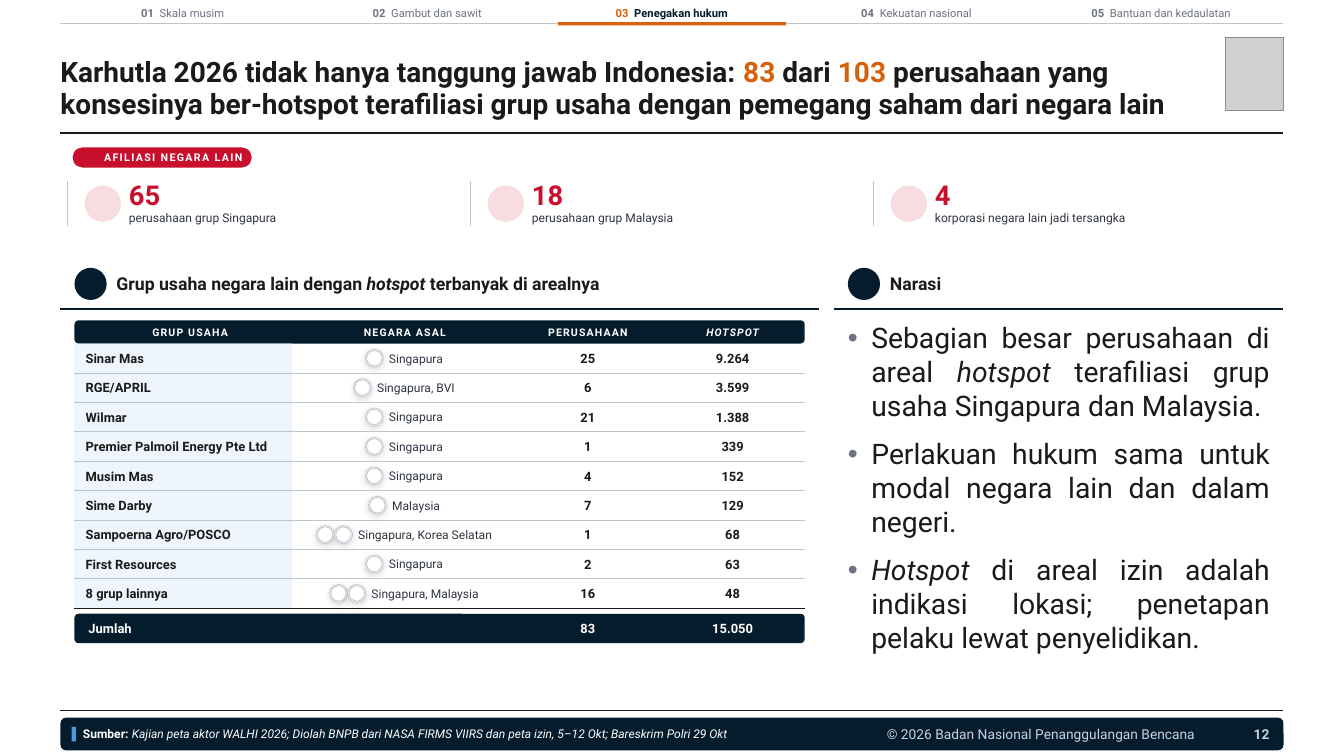
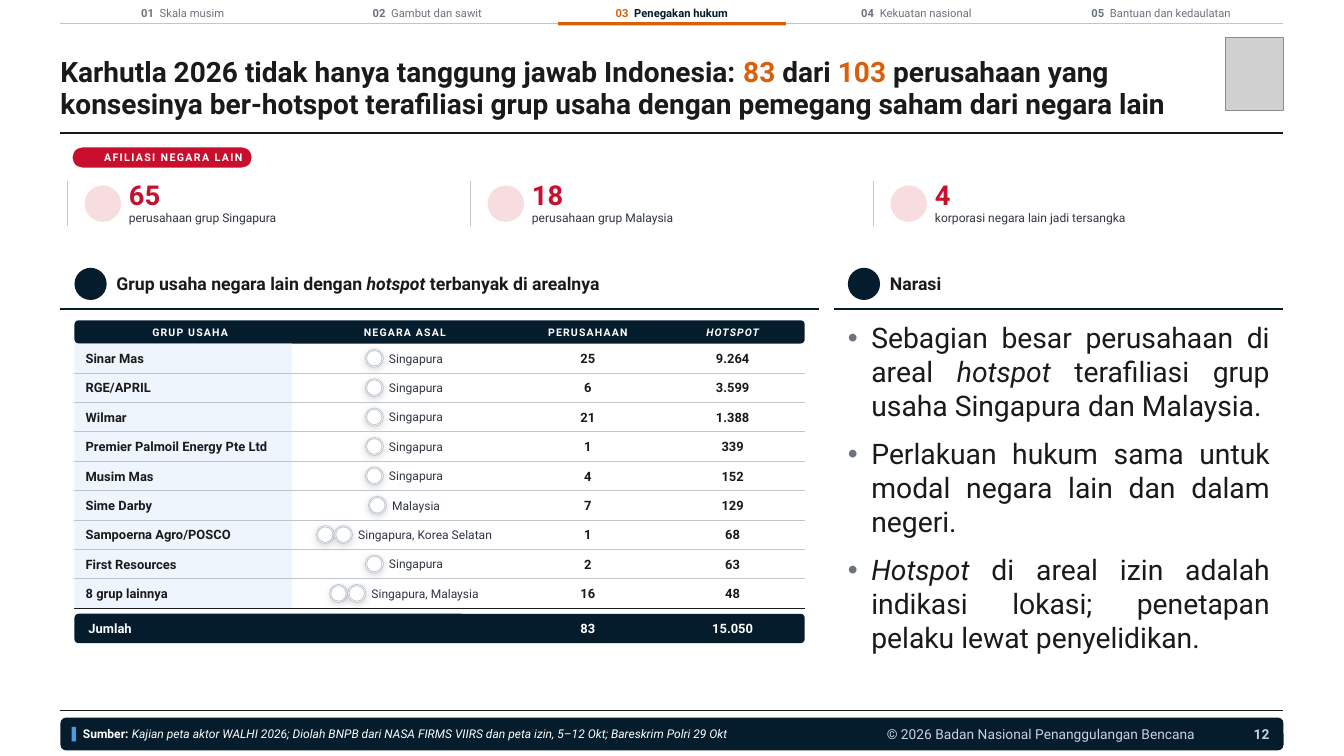
Before and after one commit to terasurbannetwork/poskokarhutla, a slide deck: slide 12 of data/laporan-bnpb/narasi-publik-karhutla-041126/Brief Narasi Publik Karhutla 041126.pptx. Drawn at 1344x756 pixels with LibreOffice and Linux fonts; fonts in the diff are those of the drawing; grey boxes stand for pictures; background and template pictures are left out. Boxes give left, top, right and bottom in pixels: in the first picture for what was removed or moved away, otherwise in the second. Text is boxed around its words. In the diff, an @@ line names an element or a change of style, - is before the commit and + after.

```diff
--- a/data/laporan-bnpb/narasi-publik-karhutla-041126/Brief Narasi Publik Karhutla 041126.pptx
+++ b/data/laporan-bnpb/narasi-publik-karhutla-041126/Brief Narasi Publik Karhutla 041126.pptx
@@ ellipse: place and size @@
-ellipse at [354,379,372,397]
+ellipse at [365,379,383,397]
@@ ellipse: place and size @@
-ellipse at [355,380,370,395]
+ellipse at [367,380,382,395]
@@ text at [389,383,443,395]: text changed @@
-Singapura, BVI
+Singapura
```
Also in this commit, not shown: 2 other files.
